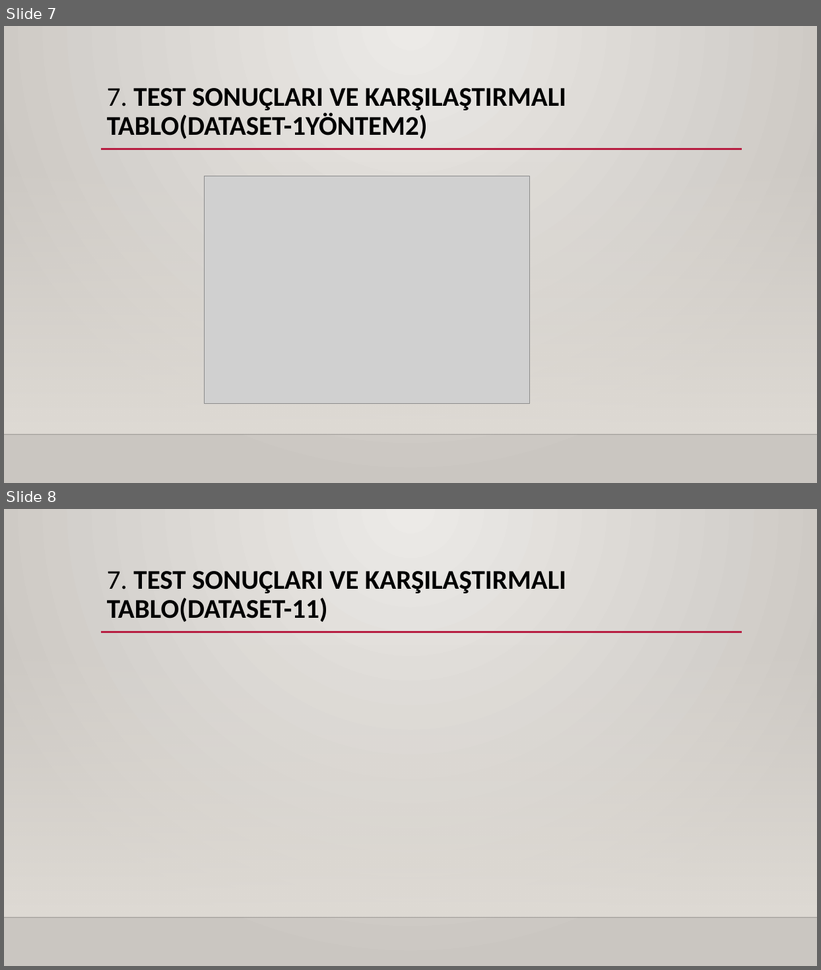
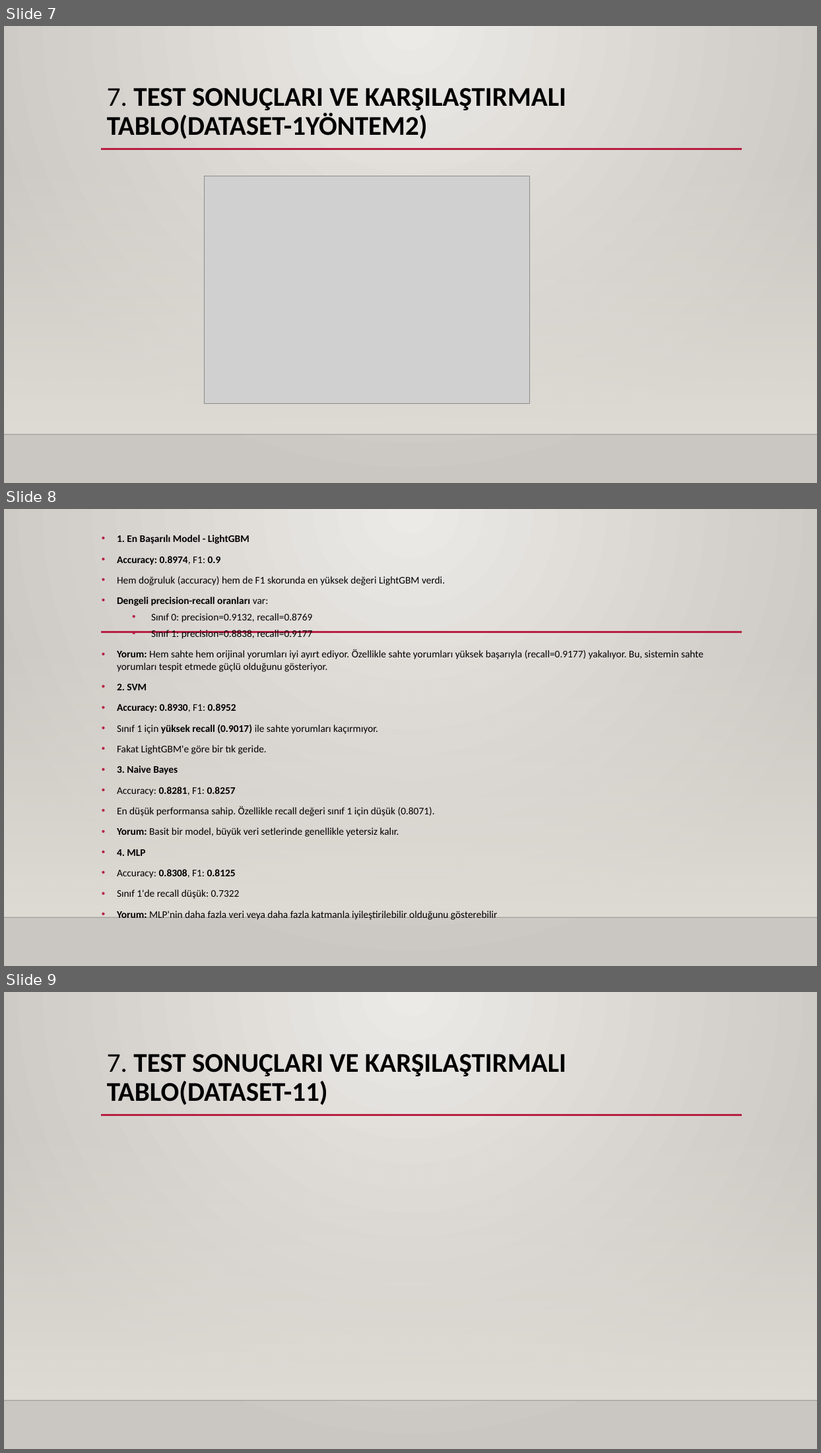
Before and after one commit to KayRARE/470-FakeReviewDetection, a slide deck: SUNUM.pptx. Shown one above the other, each under a label of ours: slides 7 and 8 before the commit, slides 7, 8 and 9 after it. The pictures are 821x970 and 821x1453 pixels, drawn with LibreOffice and Linux fonts; fonts in the diff are those of the drawing; grey boxes stand for pictures; background and template pictures are left out. Boxes give left, top, right and bottom in pixels: in the first picture for what was removed or moved away, otherwise in the second. Text is boxed around its words. In the diff, an @@ line names an element or a change of style, - is before the commit and + after.

```diff
--- a/SUNUM.pptx
+++ b/SUNUM.pptx
@@ slide 8 added at (4, 509, 817, 966), background gradient #ECEAE7 to #CAC7C1; not listed: 3 template elements that a slide beside it also shows @@
@@ text added at (117, 535, 704, 920), 12 pt, text #000000 @@
+• 1. En Başarılı Model - LightGBM
+• Accuracy: 0.8974, F1: 0.9
+• Hem doğruluk (accuracy) hem de F1 skorunda en yüksek değeri LightGBM verdi.
+• Dengeli precision-recall oranları var:
+  • Sınıf 0: precision=0.9132, recall=0.8769
+  • Sınıf 1: precision=0.8838, recall=0.9177
+• Yorum: Hem sahte hem orijinal yorumları iyi ayırt ediyor. Özellikle sahte yorumları yüksek başarıyla (recall=0.9177) yakalıyor. Bu, sistemin sahte yorumları tespit etmede güçlü olduğunu gösteriyor.
+• 2. SVM
+• Accuracy: 0.8930, F1: 0.8952
+• Sınıf 1 için yüksek recall (0.9017) ile sahte yorumları kaçırmıyor.
+• Fakat LightGBM'e göre bir tık geride.
+• 3. Naive Bayes
+• Accuracy: 0.8281, F1: 0.8257
+• En düşük performansa sahip. Özellikle recall değeri sınıf 1 için düşük (0.8071).
+• Yorum: Basit bir model, büyük veri setlerinde genellikle yetersiz kalır.
+• 4. MLP
+• Accuracy: 0.8308, F1: 0.8125
+• Sınıf 1'de recall düşük: 0.7322
+• Yorum: MLP'nin daha fazla veri veya daha fazla katmanla iyileştirilebilir olduğunu gösterebilir
@@ what was slide 8 is now slide 9 @@
```
Also in this commit, not shown: 16 other files.
